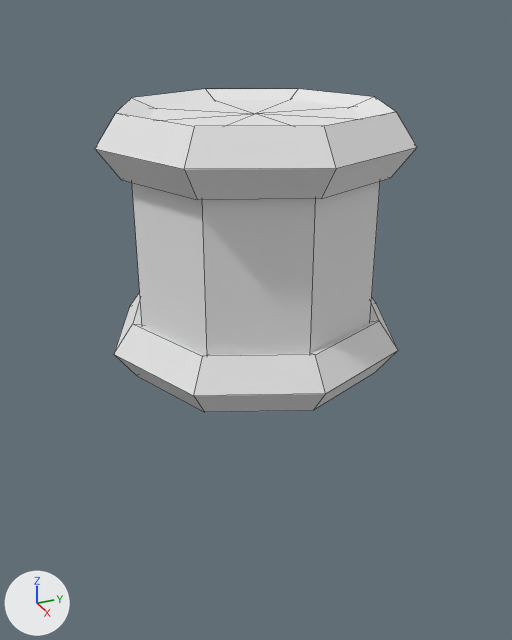
The OBJ model models/water_tower_lo.obj, before and after one commit.
Both versions are drawn from a 50 mm lens placed at (5.13, -2.3, 5.12), pointed at (-0.02, 0.02, 2.54). Arrows for +X, +Y and +Z are at lower left; the lights stay in place. Mesh edges are drawn as thin lines. Where no turn or scale is listed for an object, it has been applied to the vertices.
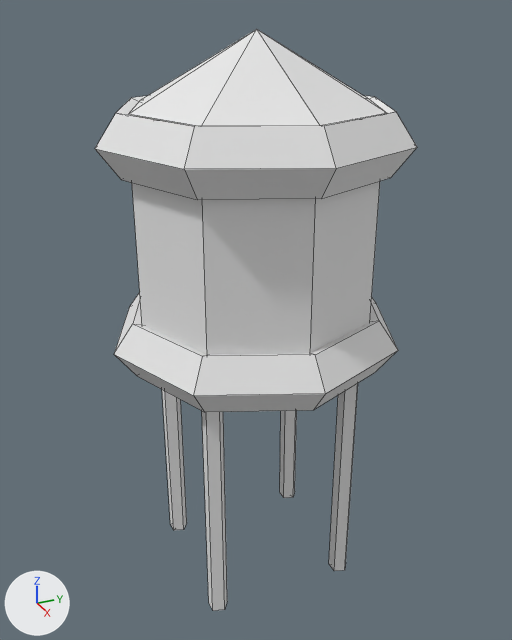
Where the change shows, as pixel boxes [x1, y1, x2, y2] in the pictures (512 x 640 px):
'Cone', added
    after: [129, 29, 387, 126]
'Cylinder.001', added
    after: [202, 411, 227, 611]
'Cylinder.002', added
    after: [329, 383, 358, 571]
'Cylinder.004', added
    after: [162, 390, 187, 530]
'Cylinder.003', added
    after: [280, 411, 297, 498]

Diff of the bpy script that builds the scene:
```diff
--- a/models/water_tower_lo.obj.py
+++ b/models/water_tower_lo.obj.py
@@ me_cylinder_004 @@
+me_cylinder_004.from_pydata(...)  # 12 vertices, 15 faces; spans x -0.68..-0.5, y -0.69..-0.53, z 0.06..2.34
+me_cylinder_004.materials.append(mat_material)  # white #e7e7e7
@@ me_cylinder_003 @@
+me_cylinder_003.from_pydata(...)  # 12 vertices, 15 faces; spans x -0.68..-0.5, y 0.59..0.75, z 0.06..2.34
+me_cylinder_003.materials.append(mat_material)  # white #e7e7e7
@@ me_cylinder_002 @@
+me_cylinder_002.from_pydata(...)  # 12 vertices, 15 faces; spans x 0.51..0.68, y 0.54..0.71, z 0.06..2.34
+me_cylinder_002.materials.append(mat_material)  # white #e7e7e7
@@ me_cylinder_001 @@
+me_cylinder_001.from_pydata(...)  # a 5-sided cylinder along z spanning x 0.49..0.66, y -0.7..-0.54, z 0.06..2.34
+me_cylinder_001.materials.append(mat_material)  # white #e7e7e7
@@ me_cone @@
+me_cone.from_pydata(...)  # an 8-sided cone pointing to +z spanning x -0.98..1.02, y -1.0..1.0, z 4.35..4.9
+me_cone.materials.append(mat_material)  # white #e7e7e7
@@ ob_cylinder_004 @@
+ob_cylinder_004 = bpy.data.objects.new('Cylinder.004', me_cylinder_004)
+ob_cylinder_004.location = (0.0, 0.0, 0.0)
@@ ob_cylinder_003 @@
+ob_cylinder_003 = bpy.data.objects.new('Cylinder.003', me_cylinder_003)
+ob_cylinder_003.location = (0.0, 0.0, 0.0)
@@ ob_cylinder_002 @@
+ob_cylinder_002 = bpy.data.objects.new('Cylinder.002', me_cylinder_002)
+ob_cylinder_002.location = (0.0, 0.0, 0.0)
@@ ob_cylinder_001 @@
+ob_cylinder_001 = bpy.data.objects.new('Cylinder.001', me_cylinder_001)
+ob_cylinder_001.location = (0.0, 0.0, 0.0)
@@ ob_cone @@
+ob_cone = bpy.data.objects.new('Cone', me_cone)
+ob_cone.location = (0.0, 0.0, 0.0)
```
